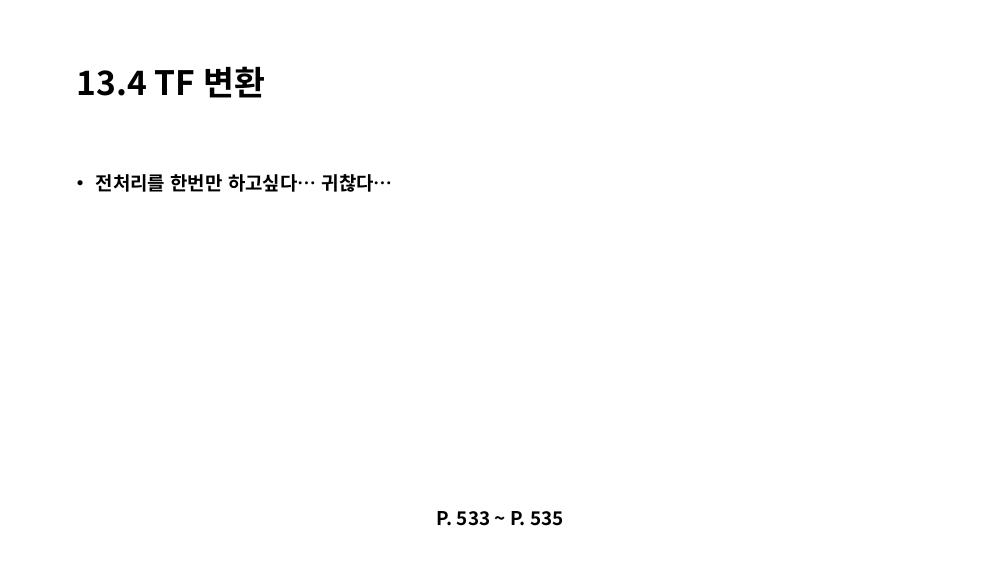
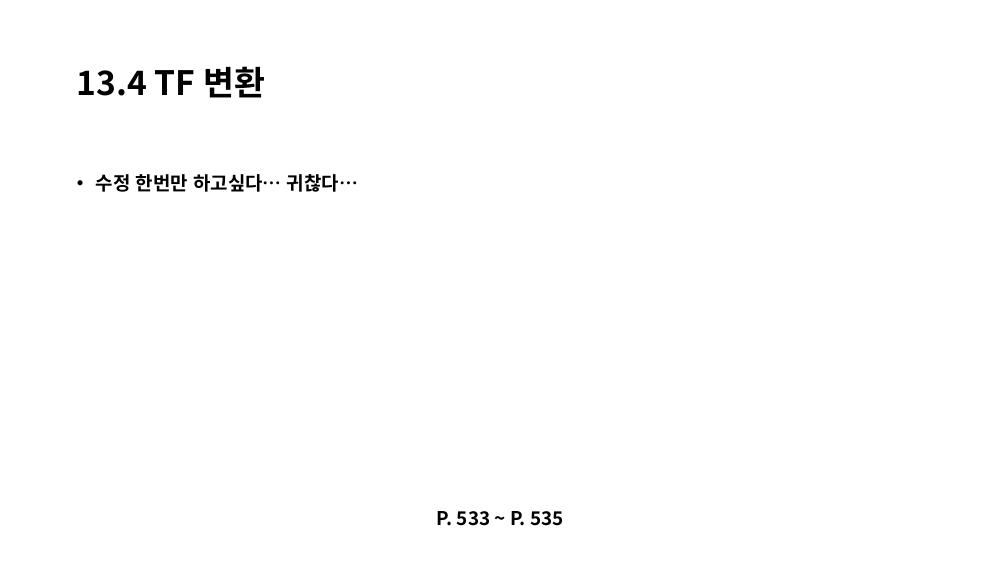
Before and after one commit to Yonghyeon-Choi/HandsOnML-StudyGroup, a slide deck: slide 3 of 13_loading_and_preprocessing_data/0824.pptx. Drawn at 1008x567 pixels with LibreOffice and Linux fonts; fonts in the diff are those of the drawing. Boxes give left, top, right and bottom in pixels: in the first picture for what was removed or moved away, otherwise in the second. Text is boxed around its words. In the diff, an @@ line names an element or a change of style, - is before the commit and + after.

```diff
--- a/13_loading_and_preprocessing_data/0824.pptx
+++ b/13_loading_and_preprocessing_data/0824.pptx
@@ text at bbox=[96, 174, 358, 192]: text changed @@
-• 전처리를 한번만 하고싶다… 귀찮다…
+• 수정 한번만 하고싶다… 귀찮다…
```
Also in this commit, not shown: 2 other slides changed.
